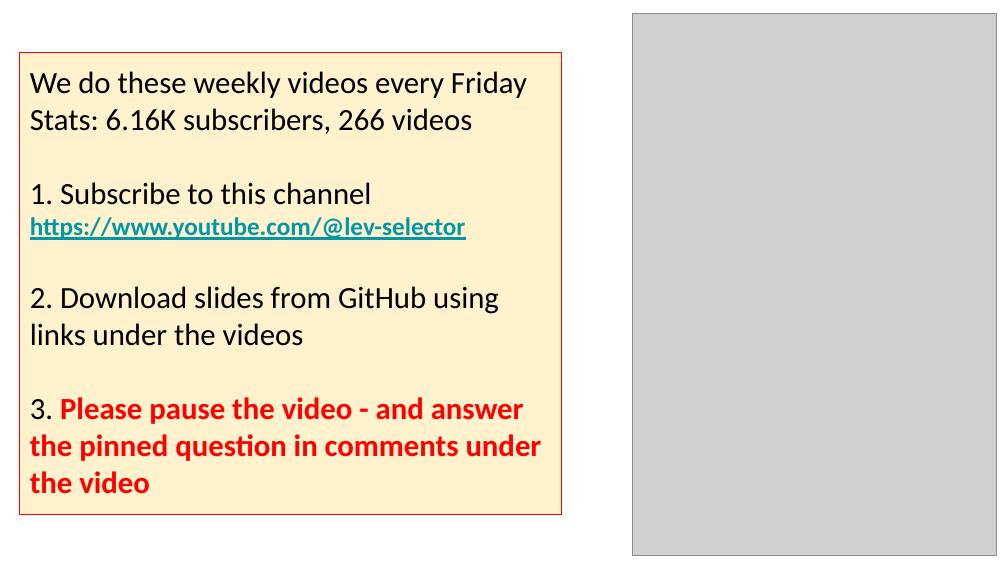
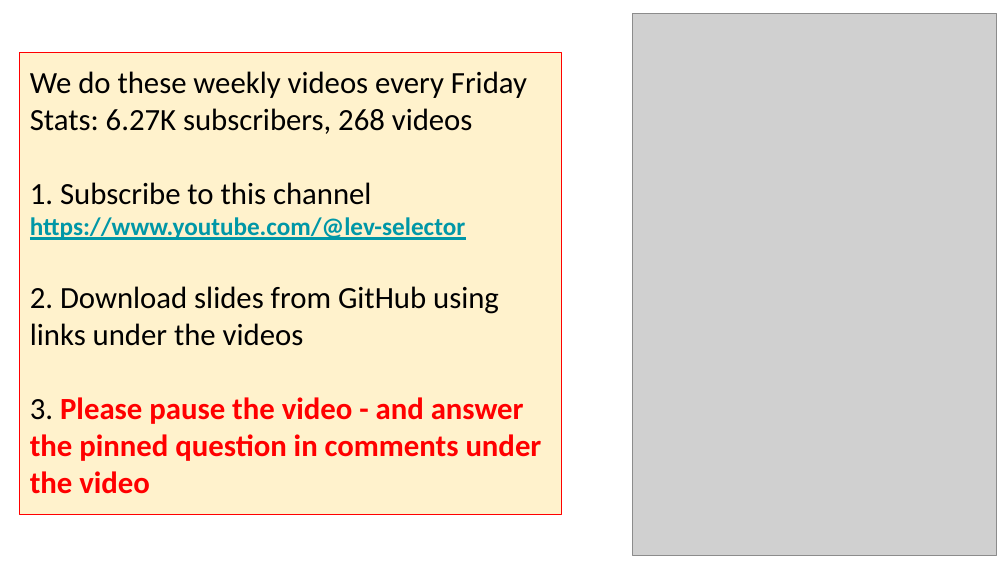
Before and after one commit to lselector/seminar, a slide deck: slide 10 of 2026/2026-02-13-AI-Updates.pptx (slide 5 before the commit). Drawn at 1008x567 pixels with LibreOffice and Linux fonts; fonts in the diff are those of the drawing; grey boxes stand for pictures. Boxes give left, top, right and bottom in pixels: in the first picture for what was removed or moved away, otherwise in the second. Text is boxed around its words. In the diff, an @@ line names an element or a change of style, - is before the commit and + after.

```diff
--- a/2026/2026-02-13-AI-Updates.pptx
+++ b/2026/2026-02-13-AI-Updates.pptx
@@ text in rectangle at (30, 108, 473, 134): text changed @@
-Stats: 6.16K subscribers, 266 videos
+Stats: 6.27K subscribers, 268 videos
```
Also in this commit, not shown: 13 other slides changed, 13 slides added, 3 slides removed.
